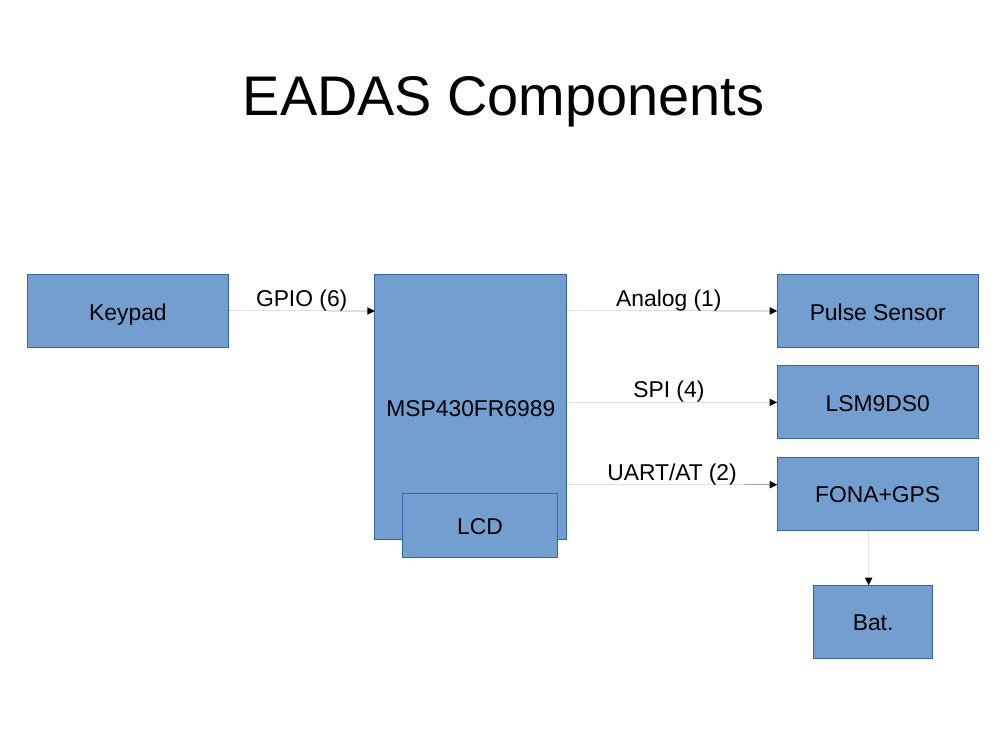
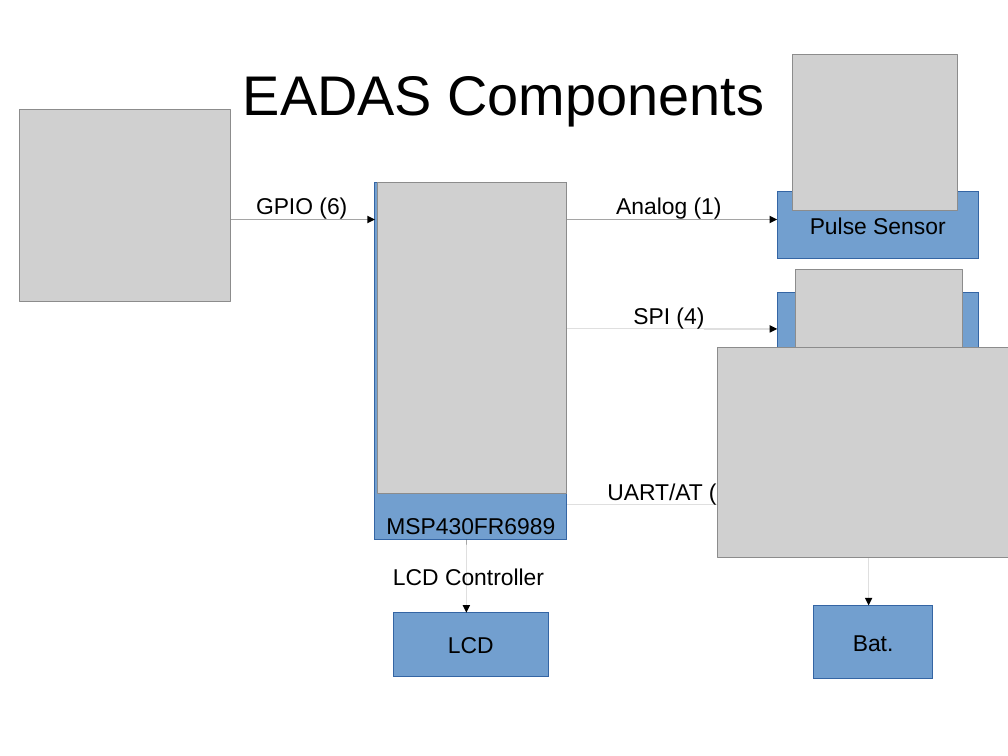
Before and after one commit to bkzshabbaz/EADAS, a slide deck: slide 4 of EADAS_progress_report.odp. Drawn at 1008x756 pixels with LibreOffice and Linux fonts; fonts in the diff are those of the drawing; grey boxes stand for pictures. Boxes give left, top, right and bottom in pixels: in the first picture for what was removed or moved away, otherwise in the second. Text is boxed around its words. In the diff, an @@ line names an element or a change of style, - is before the commit and + after.

```diff
--- a/EADAS_progress_report.odp
+++ b/EADAS_progress_report.odp
@@ picture added at (x1=793, y1=55, x2=959, y2=210) @@
@@ picture added at (x1=20, y1=110, x2=231, y2=302) @@
@@ line "GPIO (6)" moved from (x1=229, y1=311, x2=375, y2=311) to (x1=229, y1=220, x2=375, y2=220) @@
@@ rectangle "MSP430FR6989" resized from (x1=375, y1=274, x2=567, y2=540) to (x1=375, y1=183, x2=567, y2=540) @@
@@ picture added at (x1=377, y1=183, x2=567, y2=494) @@
@@ line "Analog (1)" moved from (x1=567, y1=311, x2=777, y2=311) to (x1=567, y1=220, x2=777, y2=220) @@
@@ rectangle "Pulse Sensor" resized from (x1=777, y1=274, x2=979, y2=348) to (x1=777, y1=192, x2=979, y2=259) @@
@@ picture added at (x1=796, y1=269, x2=963, y2=347) @@
@@ rectangle removed at (x1=27, y1=274, x2=229, y2=348) @@
-Keypad
@@ rectangle resized from (x1=777, y1=366, x2=979, y2=439) to (x1=777, y1=293, x2=979, y2=375) @@
@@ line "SPI (4)" moved from (x1=567, y1=402, x2=777, y2=402) to (x1=567, y1=329, x2=777, y2=329) @@
@@ picture added at (x1=718, y1=348, x2=1008, y2=557) @@
@@ text in rectangle at (x1=826, y1=395, x2=930, y2=412): text removed @@
-LSM9DS0
@@ rectangle removed at (x1=777, y1=457, x2=979, y2=531) @@
-FONA+GPS
@@ text added at (x1=393, y1=568, x2=544, y2=586), 18 pt, text #000000 @@
+LCD Controller
@@ arrow added from (466, 540) to (466, 613), #000000 0 pt @@
@@ 1 rectangle, 1 line, 1 arrow moved together from (x1=567, y1=485, x2=933, y2=659) to (x1=567, y1=505, x2=933, y2=679) @@
@@ rectangle "LCD" moved from (x1=402, y1=494, x2=558, y2=558) to (x1=393, y1=613, x2=549, y2=677) @@
```
Also in this commit, not shown: 3 other slides changed, 1 slide added.
